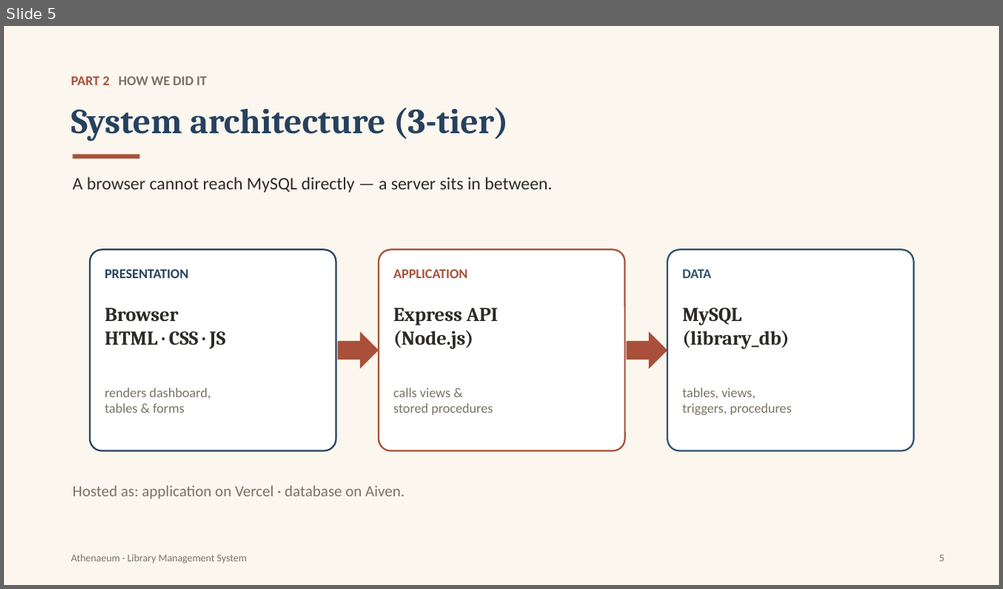
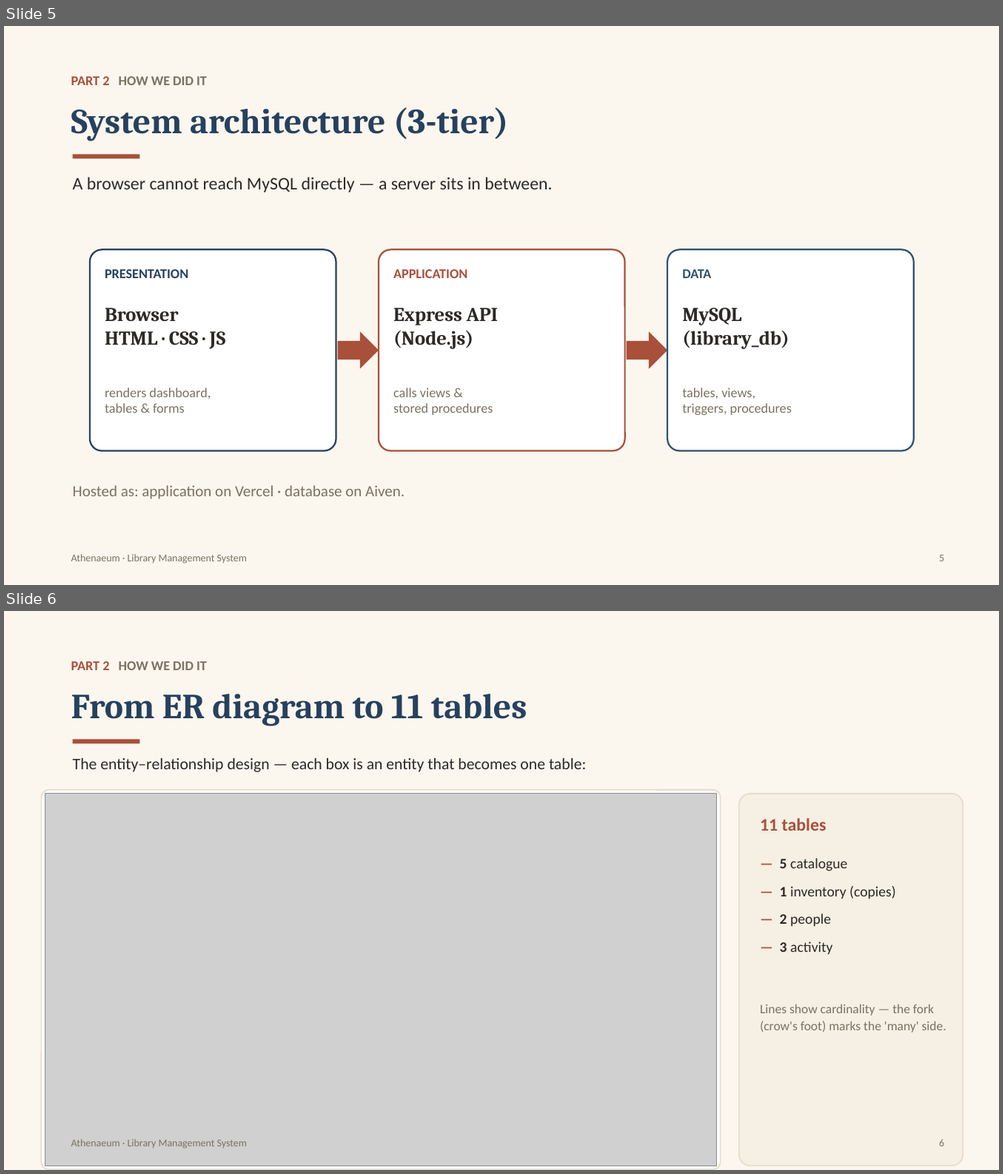
Before and after one commit to Roky777/DBMS_CAPSTONE, a slide deck: docs/Athenaeum_Presentation.pptx. Shown one above the other, each under a label of ours: slide 5 before the commit, slides 5 and 6 after it. The pictures are 1003x589 and 1003x1174 pixels, drawn with LibreOffice and Linux fonts; fonts in the diff are those of the drawing; grey boxes stand for pictures. Boxes give left, top, right and bottom in pixels: in the first picture for what was removed or moved away, otherwise in the second. Text is boxed around its words. In the diff, an @@ line names an element or a change of style, - is before the commit and + after.

Commit message:
Add ER diagram slide to presentation; auto page numbering

```diff
--- a/docs/Athenaeum_Presentation.pptx
+++ b/docs/Athenaeum_Presentation.pptx
@@ slide 6 added at [4,611,999,1170], background #FFFFFF @@
@@ rectangle added at [4,611,999,1170], fill #FBF6EE @@
@@ text added at [71,661,207,670], 13 pt, text #7A7263, bold @@
+PART 2 HOW WE DID IT
@@ text added at [71,694,527,726], 34 pt, text #26415E, bold @@
+From ER diagram to 11 tables
@@ rectangle added at [73,739,140,743], fill #A8503A @@
@@ text added at [73,758,586,772], 15.5 pt, text #2C2A26 @@
+The entity–relationship design — each box is an entity that becomes one table:
@@ rounded rectangle added at [41,790,720,1170], fill #FFFFFF, outline #E6DCCC 1.2 pt @@
@@ picture added at [45,794,717,1166] @@
@@ rounded rectangle added at [739,794,963,1166], fill #F6EFE4, outline #E6DCCC 1.2 pt @@
@@ text added at [760,818,826,831], 17 pt, text #A8503A, bold @@
+11 tables
@@ text added at [780,858,896,954], 14 pt, text #2C2A26 @@
+— 5 catalogue
+— 1 inventory (copies)
+— 2 people
+— 3 activity
@@ text added at [760,1005,946,1033], 12.5 pt, text #7A7263 @@
+Lines show cardinality — the fork (crow's foot) marks the 'many' side.
@@ text added at [71,1139,247,1148], 10 pt, text #7A7263 @@
+Athenaeum · Library Management System
@@ text added at [939,1139,944,1147], 10 pt, text #7A7263 @@
+6
```
Also in this commit, not shown: 10 slides changed, 3 other files.
